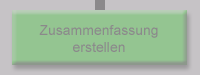
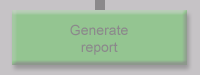
Layers edited between the first and the second 200 x 75 image:
renamed "Zusammenfassung erstellen" to "Generate report", painted on it over left=39, top=24, right=158, bottom=55
